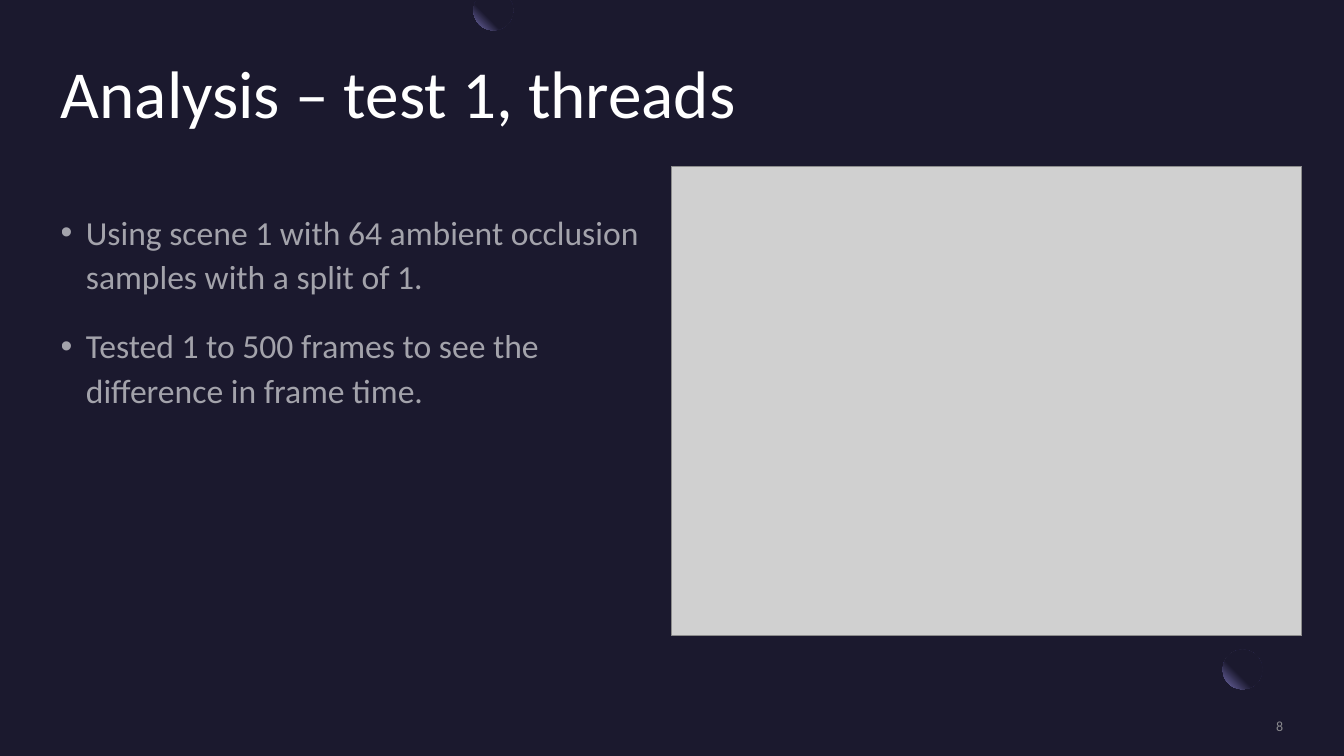
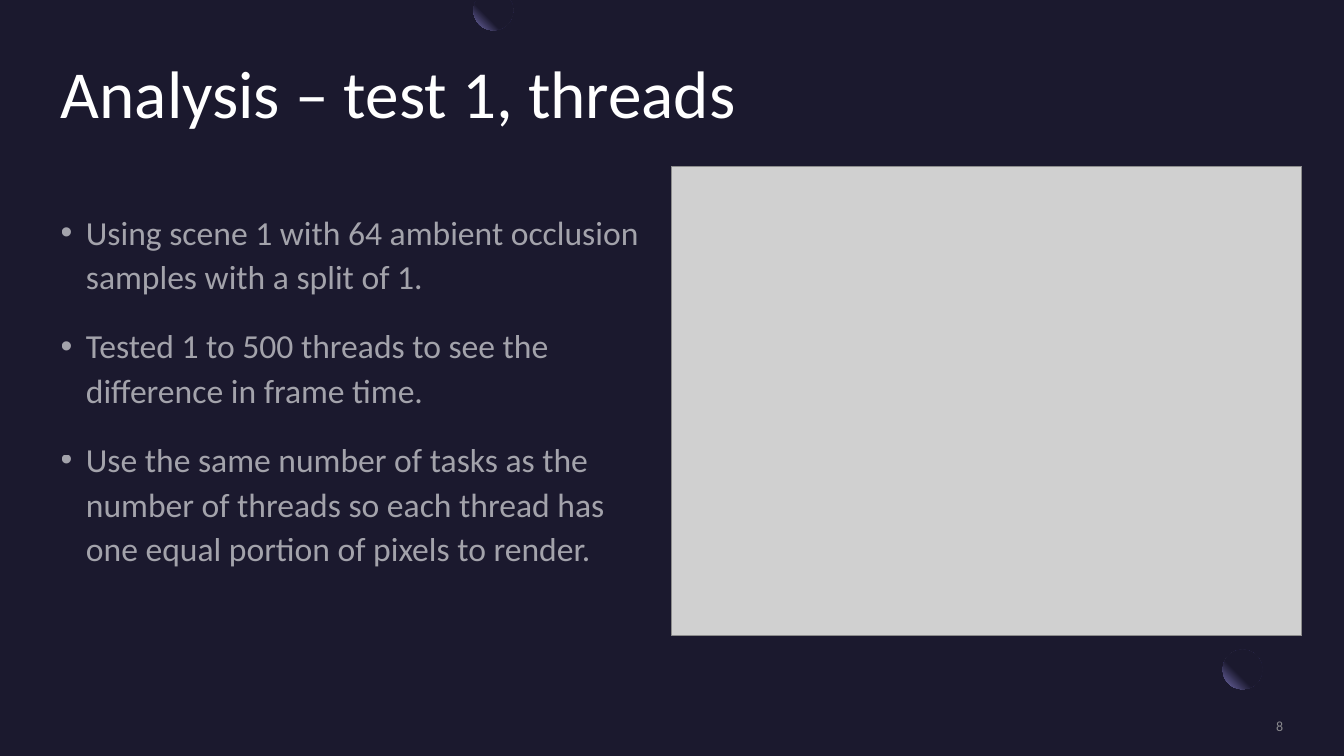
Before and after one commit to jtothec67/Ray-tracer, a slide deck: slide 8 of Presentation Title.pptx. Drawn at 1344x756 pixels with LibreOffice and Linux fonts; fonts in the diff are those of the drawing; grey boxes stand for pictures. Boxes give left, top, right and bottom in pixels: in the first picture for what was removed or moved away, otherwise in the second. Text is boxed around its words. In the diff, an @@ line names an element or a change of style, - is before the commit and + after.

```diff
--- a/Presentation Title.pptx
+++ b/Presentation Title.pptx
@@ text at bbox=[86, 335, 604, 567]: text changed @@
-• Tested 1 to 500 frames to see the difference in frame time.
+• Tested 1 to 500 threads to see the difference in frame time.
+• Use the same number of tasks as the number of threads so each thread has one equal portion of pixels to render.
```
Also in this commit, not shown: 13 other slides changed, 1 slide added, 1 slide removed, 14 other files.
